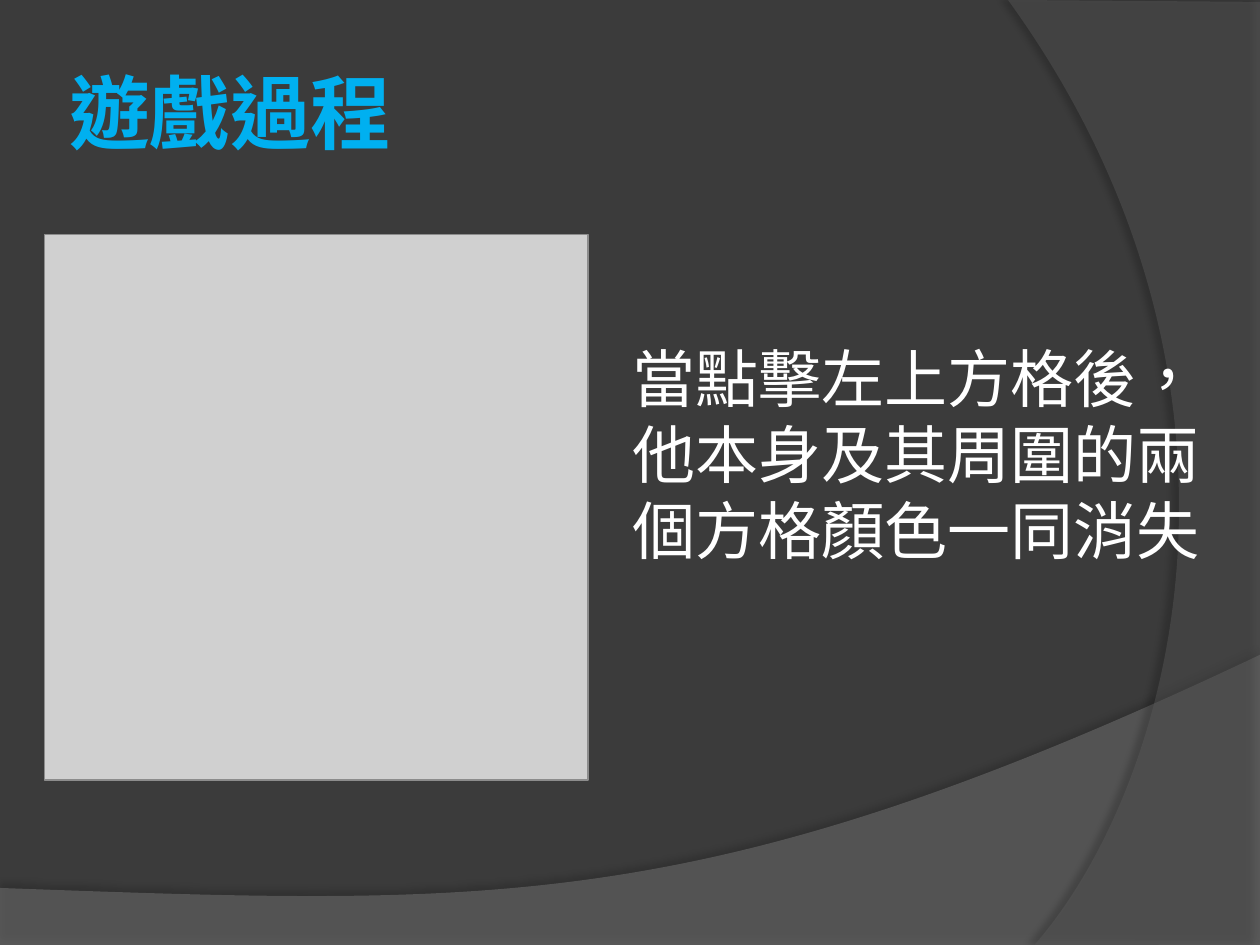
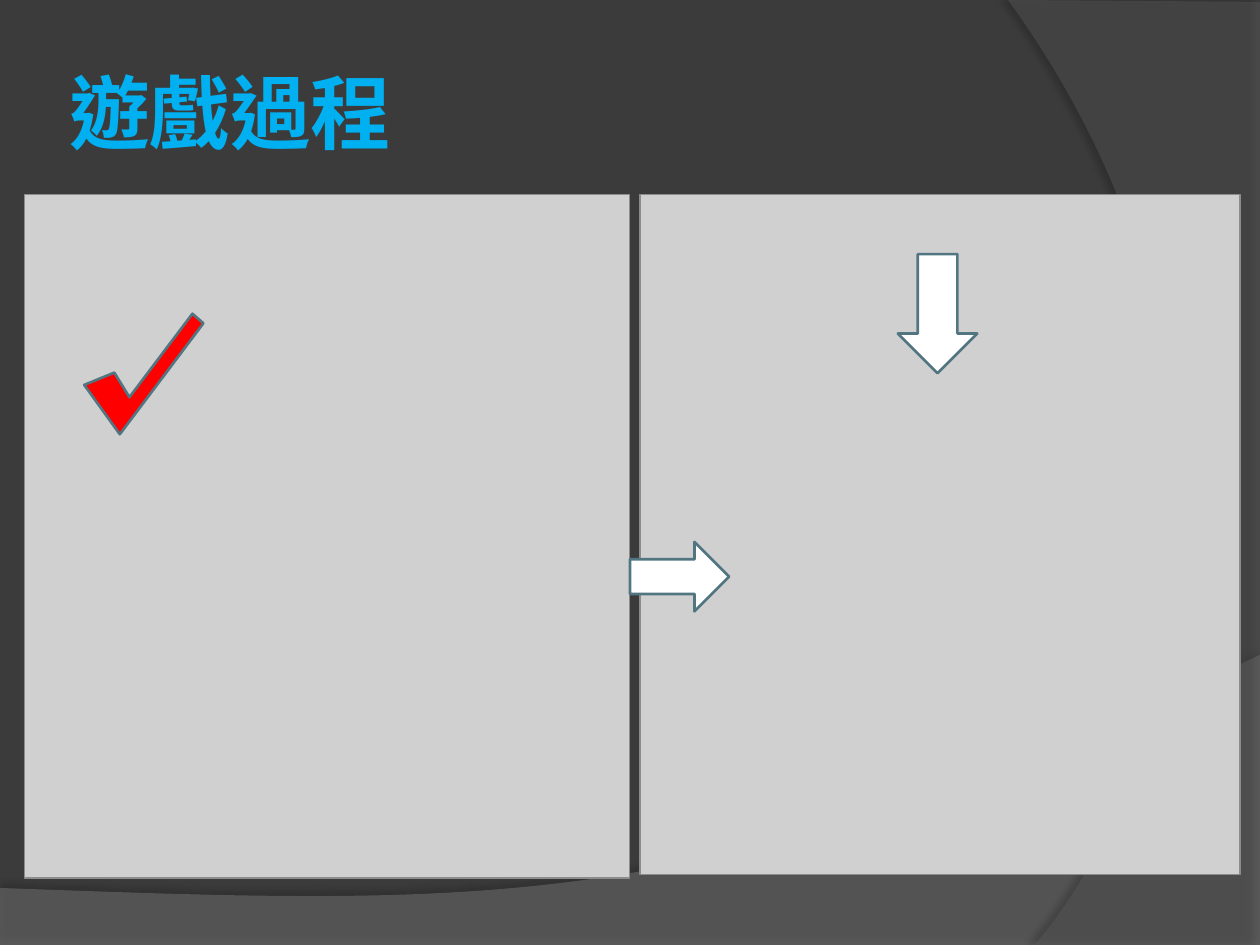
Before and after one commit to chu1015/-, a slide deck: slide 5 of Project/小專題報告.pptx. Drawn at 1260x945 pixels with LibreOffice and Linux fonts; fonts in the diff are those of the drawing; grey boxes stand for pictures. Boxes give left, top, right and bottom in pixels: in the first picture for what was removed or moved away, otherwise in the second. Text is boxed around its words. In the diff, an @@ line names an element or a change of style, - is before the commit and + after.

```diff
--- a/Project/小專題報告.pptx
+++ b/Project/小專題報告.pptx
@@ picture: place and size @@
-picture at bbox=[44, 234, 587, 780]
+picture at bbox=[25, 195, 630, 878]
@@ picture added at bbox=[640, 195, 1240, 876] @@
@@ down arrow added at bbox=[898, 255, 978, 373], fill #FFFFFF, outline #517682 1.5 pt @@
@@ freeform shape added at bbox=[84, 314, 204, 435], fill #FF0000, outline #517682 1.5 pt @@
@@ text removed at bbox=[632, 349, 1199, 559] @@
-當點擊左上方格後，
-他本身及其周圍的兩
-個方格顏色一同消失
@@ right arrow added at bbox=[630, 542, 730, 611], fill #FFFFFF, outline #517682 1.5 pt @@
```
Also in this commit, not shown: 5 other slides changed.
